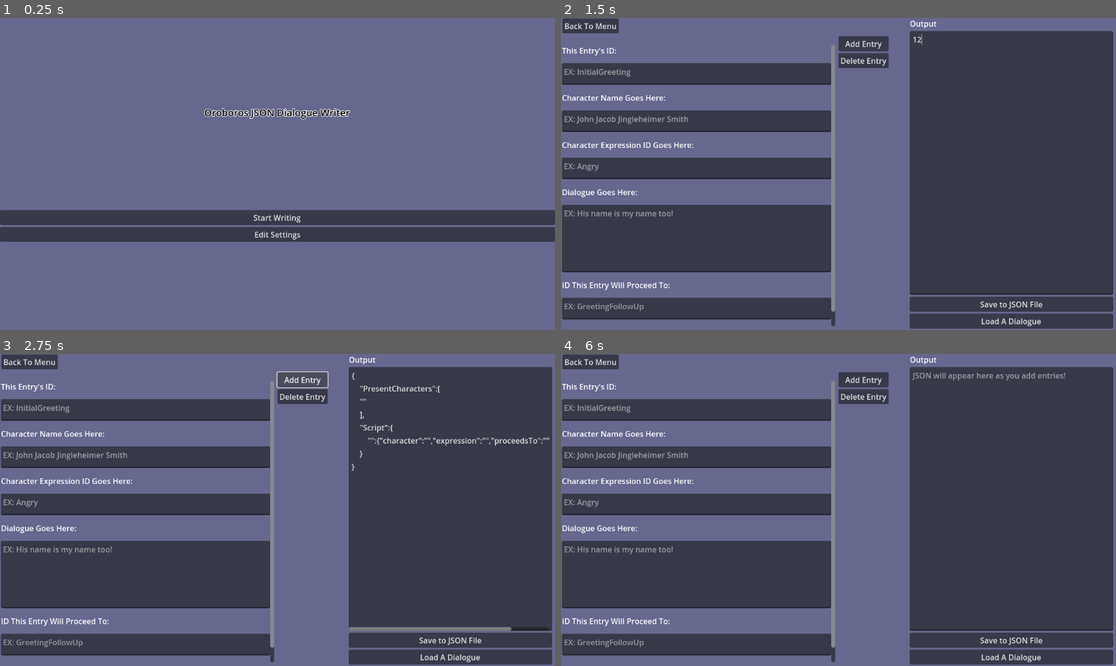
Above: before the commit, frames 1-4 (two rows, left to right).
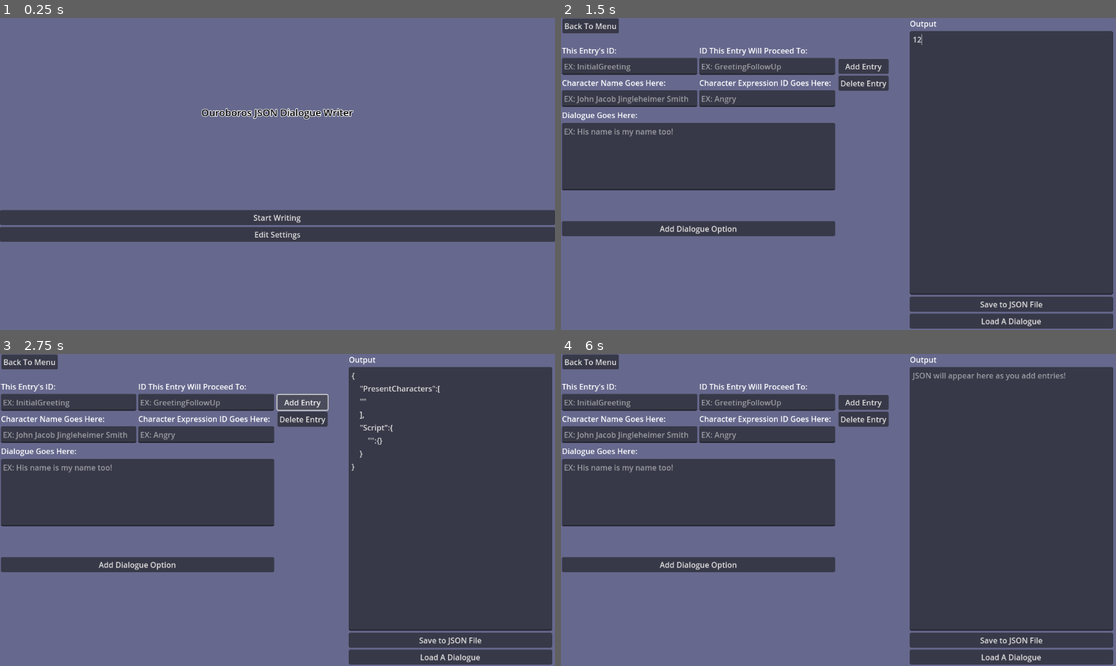
Above: after the commit, the same moments.

Repository: RyanGowan/DialogueWriterFOSS
Game: Godot game, scene res://Scenes/MainMenu.tscn
Two runs of this game, one before a commit and one after it. Both use one fixed random seed, a clock stepped at 60 frames per second and the inputs below.
Inputs (mouse positions are in pixels of both pictures, inside the frame that each line leads up to):
- Up to frame 1 (0.25 s): no input
- Up to frame 2 (1.5 s): click "Start Writing" at 0.5 s; click (1010, 161) at 1.27 s; type "12" at 1.35 s
- Up to frame 3 (2.75 s): click "Add Entry" at 2 s
- Up to frame 4 (6 s): click (699, 566) at 2.75 s, where only the run after the commit has a clickable "Add Dialogue Option"; click "Add Entry" at 3.5 s; click "Add Entry" at 4.25 s; click "Back To Menu" at 5 s; click "Start Writing" at 5.75 s

The runs differ from the first frame. In frame 1, 0.6% of the frame differs, in the area x 36-64%, y 28-33%; in frame 2, 27%; in frame 3, 28%, in the area x 0-99%, y 5-99%; in frame 4, 27%.

Commit message:
Added more to the dialogue writer
Adjusted some UI elements to make the UI neater
Added more settings
User can now disable just about any individual aspect of the UI from the settings menu
Added a field for Alignment, for specifying which side of the screen a portait will pop in at

Diff:
--- a/Scenes/MainMenu.tscn
+++ b/Scenes/MainMenu.tscn
@@ -40,7 +40,7 @@
 theme_override_colors/font_outline_color = Color(1, 1, 1, 1)
 theme_override_constants/outline_size = 5
 theme_override_font_sizes/font_size = 20
-text = "Oroboros JSON Dialogue Writer"
+text = "Ouroboros JSON Dialogue Writer"
 horizontal_alignment = 1
 
 [node name="SpacingContainer2" type="HBoxContainer" parent="Background/VBoxContainer"]
--- a/Scenes/SettingsMenu.tscn
+++ b/Scenes/SettingsMenu.tscn
@@ -66,8 +66,26 @@
 settingName = "Alignment:"
 settingVariableName = "alignmentEnabled"
 
-[node name="DialogueOptions4" parent="Background/ScrollContainer/VBoxContainer" instance=ExtResource("2_oxl1t")]
+[node name="CodeEditorOptions4" parent="Background/ScrollContainer/VBoxContainer" instance=ExtResource("2_oxl1t")]
 custom_minimum_size = Vector2(0, 40)
 layout_mode = 2
 settingName = "Code Editor:"
 settingVariableName = "codeEditorEnabled"
+
+[node name="ExpressionOptions" parent="Background/ScrollContainer/VBoxContainer" instance=ExtResource("2_oxl1t")]
+custom_minimum_size = Vector2(0, 40)
+layout_mode = 2
+settingName = "Expressions:"
+settingVariableName = "expressionEnabled"
+
+[node name="IdOptions" parent="Background/ScrollContainer/VBoxContainer" instance=ExtResource("2_oxl1t")]
+custom_minimum_size = Vector2(0, 40)
+layout_mode = 2
+settingName = "ID Field:"
+settingVariableName = "idEnabled"
+
+[node name="ProceedOptions" parent="Background/ScrollContainer/VBoxContainer" instance=ExtResource("2_oxl1t")]
+custom_minimum_size = Vector2(0, 40)
+layout_mode = 2
+settingName = "Proceeding Entry Field:"
+settingVariableName = "proceedEnabled"
--- a/Scenes/Writer.tscn
+++ b/Scenes/Writer.tscn
@@ -48,38 +48,66 @@
 layout_mode = 2
 size_flags_horizontal = 3
 size_flags_vertical = 3
-theme_override_constants/separation = 15
-
-[node name="IDLabel" type="Label" parent="Background/InputScroll/InputContainer"]
+theme_override_constants/separation = 5
+
+[node name="ID&Proceeds" type="HBoxContainer" parent="Background/InputScroll/InputContainer"]
+layout_mode = 2
+
+[node name="ID" type="VBoxContainer" parent="Background/InputScroll/InputContainer/ID&Proceeds"]
+layout_mode = 2
+size_flags_horizontal = 3
+
+[node name="IDLabel" type="Label" parent="Background/InputScroll/InputContainer/ID&Proceeds/ID"]
 layout_mode = 2
 text = "This Entry's ID:"
 
-[node name="IDInput" type="TextEdit" parent="Background/InputScroll/InputContainer"]
-custom_minimum_size = Vector2(0, 45)
-layout_mode = 2
-size_flags_vertical = 3
+[node name="IDInput" type="TextEdit" parent="Background/InputScroll/InputContainer/ID&Proceeds/ID"]
+custom_minimum_size = Vector2(0, 35)
+layout_mode = 2
 placeholder_text = "EX: InitialGreeting"
 
-[node name="Name Instruction" type="Label" parent="Background/InputScroll/InputContainer"]
+[node name="ProceedID" type="VBoxContainer" parent="Background/InputScroll/InputContainer/ID&Proceeds"]
+layout_mode = 2
+size_flags_horizontal = 3
+
+[node name="ProceedsToInstruction" type="Label" parent="Background/InputScroll/InputContainer/ID&Proceeds/ProceedID"]
+layout_mode = 2
+text = "ID This Entry Will Proceed To:"
+
+[node name="ProceedTo" type="TextEdit" parent="Background/InputScroll/InputContainer/ID&Proceeds/ProceedID"]
+custom_minimum_size = Vector2(0, 35)
+layout_mode = 2
+placeholder_text = "EX: GreetingFollowUp"
+
+[node name="Name&Expression" type="HBoxContainer" parent="Background/InputScroll/InputContainer"]
+layout_mode = 2
+
+[node name="Name" type="VBoxContainer" parent="Background/InputScroll/InputContainer/Name&Expression"]
+layout_mode = 2
+size_flags_horizontal = 3
+
+[node name="Name Instruction" type="Label" parent="Background/InputScroll/InputContainer/Name&Expression/Name"]
 layout_mode = 2
 text = "Character Name Goes Here:"
 vertical_alignment = 1
 
-[node name="Name Input" type="TextEdit" parent="Background/InputScroll/InputContainer"]
-custom_minimum_size = Vector2(0, 45)
-layout_mode = 2
-size_flags_vertical = 3
+[node name="Name Input" type="TextEdit" parent="Background/InputScroll/InputContainer/Name&Expression/Name"]
+custom_minimum_size = Vector2(0, 35)
+layout_mode = 2
 placeholder_text = "EX: John Jacob Jingleheimer Smith"
 
-[node name="ExpressionInstruction" type="Label" parent="Background/InputScroll/InputContainer"]
+[node name="Expression" type="VBoxContainer" parent="Background/InputScroll/InputContainer/Name&Expression"]
+layout_mode = 2
+size_flags_horizontal = 3
+
+[node name="ExpressionInstruction" type="Label" parent="Background/InputScroll/InputContainer/Name&Expression/Expression"]
 layout_mode = 2
 text = "Character Expression ID Goes Here:"
 vertical_alignment = 1
 
-[node name="ExpressionID" type="TextEdit" parent="Background/InputScroll/InputContainer"]
-custom_minimum_size = Vector2(0, 45)
-layout_mode = 2
-size_flags_vertical = 3
+[node name="ExpressionID" type="TextEdit" parent="Background/InputScroll/InputContainer/Name&Expression/Expression"]
+custom_minimum_size = Vector2(0, 35)
+layout_mode = 2
 placeholder_text = "EX: Angry"
 
 [node name="DialogueLabel" type="Label" parent="Background/InputScroll/InputContainer"]
@@ -89,34 +117,49 @@
 [node name="DialogueEntry" type="TextEdit" parent="Background/InputScroll/InputContainer"]
 custom_minimum_size = Vector2(0, 140)
 layout_mode = 2
-size_flags_vertical = 3
 placeholder_text = "EX: His name is my name too!"
 
-[node name="ProceedsToInstruction" type="Label" parent="Background/InputScroll/InputContainer"]
-layout_mode = 2
-text = "ID This Entry Will Proceed To:"
-
-[node name="ProceedTo" type="TextEdit" parent="Background/InputScroll/InputContainer"]
-custom_minimum_size = Vector2(0, 45)
-layout_mode = 2
-size_flags_vertical = 3
-placeholder_text = "EX: GreetingFollowUp"
-
-[node name="AddDialogueOption" type="Button" parent="Background/InputScroll/InputContainer"]
+[node name="AlignmentUI" type="VBoxContainer" parent="Background/InputScroll/InputContainer"]
+layout_mode = 2
+
+[node name="Alignment" type="Label" parent="Background/InputScroll/InputContainer/AlignmentUI"]
+layout_mode = 2
+text = "Alignment ID:"
+
+[node name="AlignmentEntry" type="TextEdit" parent="Background/InputScroll/InputContainer/AlignmentUI"]
+custom_minimum_size = Vector2(0, 35)
+layout_mode = 2
+placeholder_text = "EX: Left"
+
+[node name="SpacingContainer" type="HBoxContainer" parent="Background/InputScroll/InputContainer"]
+custom_minimum_size = Vector2(0, 50)
+layout_mode = 2
+
+[node name="DialogueOptions" type="VBoxContainer" parent="Background/InputScroll/InputContainer"]
+layout_mode = 2
+
+[node name="List" type="VBoxContainer" parent="Background/InputScroll/InputContainer/DialogueOptions"]
+layout_mode = 2
+
+[node name="AddDialogueOption" type="Button" parent="Background/InputScroll/InputContainer/DialogueOptions"]
 layout_mode = 2
 text = "Add Dialogue Option"
 
+[node name="SpacingContainer2" type="HBoxContainer" parent="Background/InputScroll/InputContainer"]
+custom_minimum_size = Vector2(0, 50)
+layout_mode = 2
+
 [node name="Confirm" type="Node" parent="Background"]
 
 [node name="Buttons" type="VBoxContainer" parent="Background/Confirm"]
 anchors_preset = -1
 anchor_left = 0.5
-anchor_top = 0.059
+anchor_top = 0.131
 anchor_right = 0.59
-anchor_bottom = 0.16
-offset_top = -0.232002
+anchor_bottom = 0.233
+offset_top = 0.111992
 offset_right = 0.319946
-offset_bottom = 0.319992
+offset_bottom = 0.0159912
 
 [node name="Add" type="Button" parent="Background/Confirm/Buttons"]
 layout_mode = 2
--- a/Scripts/InputToJSON.gd
+++ b/Scripts/InputToJSON.gd
@@ -1,21 +1,38 @@
 extends Control
 
+#region Buttons
 @onready var acceptBtn = $Background/Confirm/Buttons/Add;
 @onready var clearBtn = $Background/Confirm/Buttons/Delete;
 @onready var saveBtn = $Background/Output/Save;
 @onready var loadBtn = $Background/Output/Load;
-@onready var dialogueOptionBtn = $Background/InputScroll/InputContainer/AddDialogueOption;
+@onready var dialogueOptionBtn = $Background/InputScroll/InputContainer/DialogueOptions/AddDialogueOption;
+#endregion
 
-@onready var idField = $Background/InputScroll/InputContainer/IDInput;
-@onready var nameField = $"Background/InputScroll/InputContainer/Name Input";
-@onready var expressionField = $Background/InputScroll/InputContainer/ExpressionID;
+#region input fields
+@onready var idField = $"Background/InputScroll/InputContainer/ID&Proceeds/ID/IDInput";
+@onready var nameField = $"Background/InputScroll/InputContainer/Name&Expression/Name/Name Input";
+@onready var expressionField = $"Background/InputScroll/InputContainer/Name&Expression/Expression/ExpressionID";
 @onready var dialogueField = $Background/InputScroll/InputContainer/DialogueEntry;
-@onready var proceedField =  $Background/InputScroll/InputContainer/ProceedTo;
+@onready var proceedField =  $"Background/InputScroll/InputContainer/ID&Proceeds/ProceedID/ProceedTo";
+@onready var alignmentField = $Background/InputScroll/InputContainer/AlignmentUI/AlignmentEntry;
+#endregion
 
+@onready var optionList = $Background/InputScroll/InputContainer/DialogueOptions/List;
+
+#region UI Groupings
+@onready var dialogueOptionUI = $Background/InputScroll/InputContainer/DialogueOptions;
+@onready var nameUI = $"Background/InputScroll/InputContainer/Name&Expression/Name";
+@onready var expressionUI = $"Background/InputScroll/InputContainer/Name&Expression/Expression";
+@onready var idUI = $"Background/InputScroll/InputContainer/ID&Proceeds/ID";
+@onready var proceedUI = $"Background/InputScroll/InputContainer/ID&Proceeds/ProceedID";
+@onready var alignmentUI = $Background/InputScroll/InputContainer/AlignmentUI;
+#endregion
+
+#region Output
 @onready var outputField = $Background/Output/CodeEdit;
-
 @onready var saveFileDialog = $Background/SaveFileDialog;
 @onready var loadFileDialog = $Background/LoadFileDialog;
+#endregion
 
 var fileDialogPath: String = "";
 
@@ -34,9 +51,13 @@
 	pass;
 
 func DoSettingsAdjustments() -> void:
-	nameField.visible = Settings.namesEnabled;
+	nameUI.visible = Settings.namesEnabled;
 	outputField.visible = Settings.codeEditorEnabled;
-	dialogueOptionBtn.visible = Settings.dialogueOptionsEnabled;
+	dialogueOptionUI.visible = Settings.dialogueOptionsEnabled;
+	expressionUI.visible = Settings.expressionEnabled;
+	idUI.visible = Settings.idEnabled;
+	proceedUI.visible = Settings.proceedEnabled;
+	alignmentUI.visible = Settings.alignmentEnabled;
 	pass;
 
 #region Add Entry Functions
@@ -113,10 +134,17 @@
 
 
 	var idLine = str(idField.text);
-	subDictionary["speech"] = dialogueField.text;
-	subDictionary["expression"] = expressionField.text;
-	subDictionary["character"] = nameField.text;
-	subDictionary["proceedsTo"] = nameField.text;
+	if dialogueField.text != "":
+		subDictionary["speech"] = dialogueField.text;
+	if expressionField.text != "":
+		subDictionary["expression"] = expressionField.text;
+	if nameField.text != "":
+		subDictionary["character"] = nameField.text;
+	if proceedField.text != "":
+		subDictionary["proceedsTo"] = proceedField.text;
+	if alignmentField.text != "":
+		subDictionary["alignment"] = alignmentField.text;
+
 
 	finalDict[idLine] = subDictionary
 	return finalDict;
--- a/Scripts/settings.gd
+++ b/Scripts/settings.gd
@@ -4,3 +4,6 @@
 var namesEnabled = true;
 var alignmentEnabled = false;
 var codeEditorEnabled = true;
+var expressionEnabled = true;
+var idEnabled = true;
+var proceedEnabled = true;
